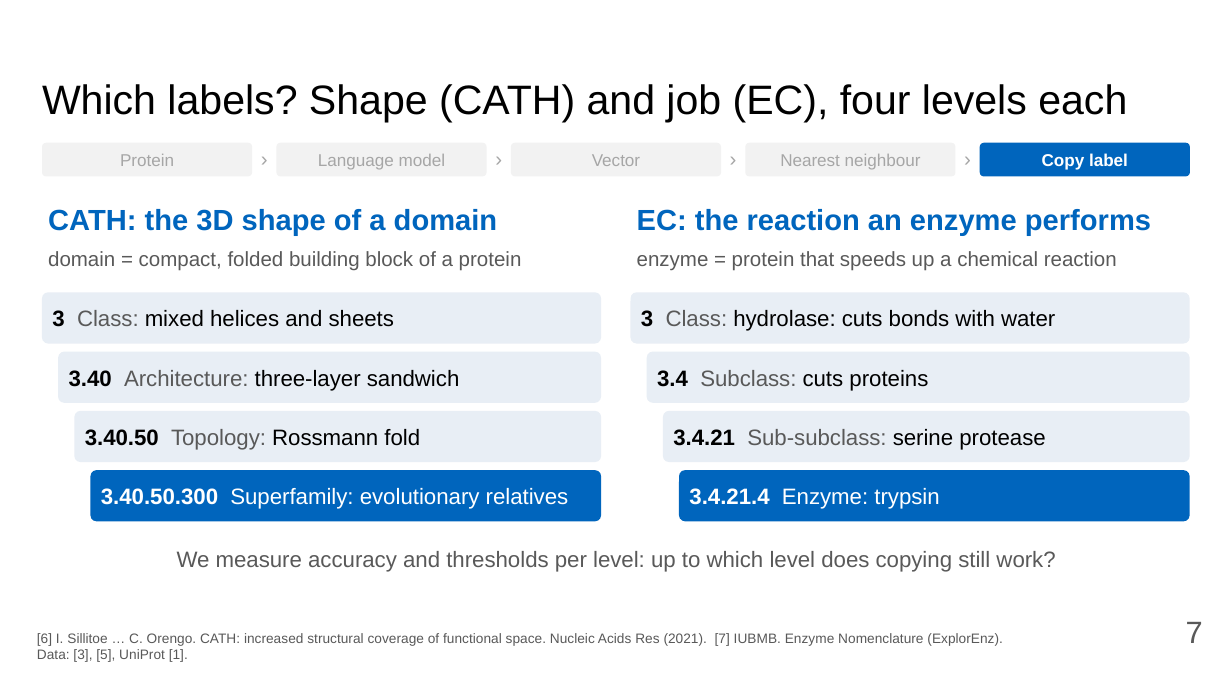
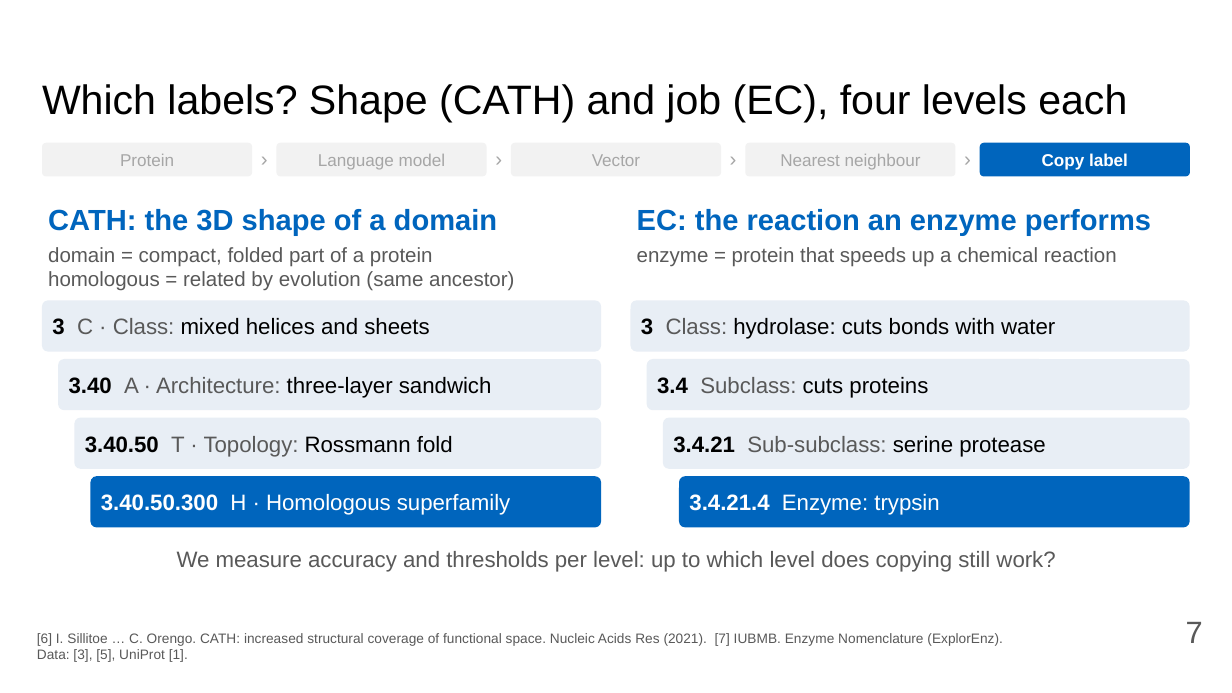
Before and after one commit to Pollysoma/protein-prediction-project-2, a slide deck: slide 7 of presentation/2026-11-02_pitch.pptx. Drawn at 1232x693 pixels with LibreOffice and Linux fonts; fonts in the diff are those of the drawing. Boxes give left, top, right and bottom in pixels: in the first picture for what was removed or moved away, otherwise in the second. Text is boxed around its words. In the diff, an @@ line names an element or a change of style, - is before the commit and + after.

Commit message:
Show CATH level letters and use the full name Homologous superfamily
Refs #14

```diff
--- a/presentation/2026-11-02_pitch.pptx
+++ b/presentation/2026-11-02_pitch.pptx
@@ text "enzyme = protein that speeds ..." at (x1=637, y1=247, x2=1117, y2=267): less space between paragraphs @@
@@ text at (x1=48, y1=247, x2=514, y2=291): text changed @@
-domain = compact, folded building block of a protein
+domain = compact, folded part of a protein
+homologous = related by evolution (same ancestor)
@@ 4 rounded rectangles moved together from (x1=42, y1=292, x2=1190, y2=403) to (x1=42, y1=301, x2=1190, y2=410) @@
@@ text in rounded rectangle at (x1=52, y1=318, x2=429, y2=335): text changed @@
-3 Class: mixed helices and sheets
+3 C · Class: mixed helices and sheets
@@ text in rounded rectangle at (x1=69, y1=377, x2=492, y2=398): text changed @@
-3.40 Architecture: three-layer sandwich
+3.40 A · Architecture: three-layer sandwich
@@ text in rounded rectangle at (x1=85, y1=436, x2=453, y2=457): text changed @@
-3.40.50 Topology: Rossmann fold
+3.40.50 T · Topology: Rossmann fold
@@ 4 rounded rectangles moved together from (x1=74, y1=411, x2=1190, y2=522) to (x1=74, y1=418, x2=1190, y2=529) @@
@@ text in rounded rectangle at (x1=101, y1=494, x2=510, y2=515): text changed @@
-3.40.50.300 Superfamily: evolutionary relatives
+3.40.50.300 H · Homologous superfamily
```
Also in this commit, not shown: 1 other file.
